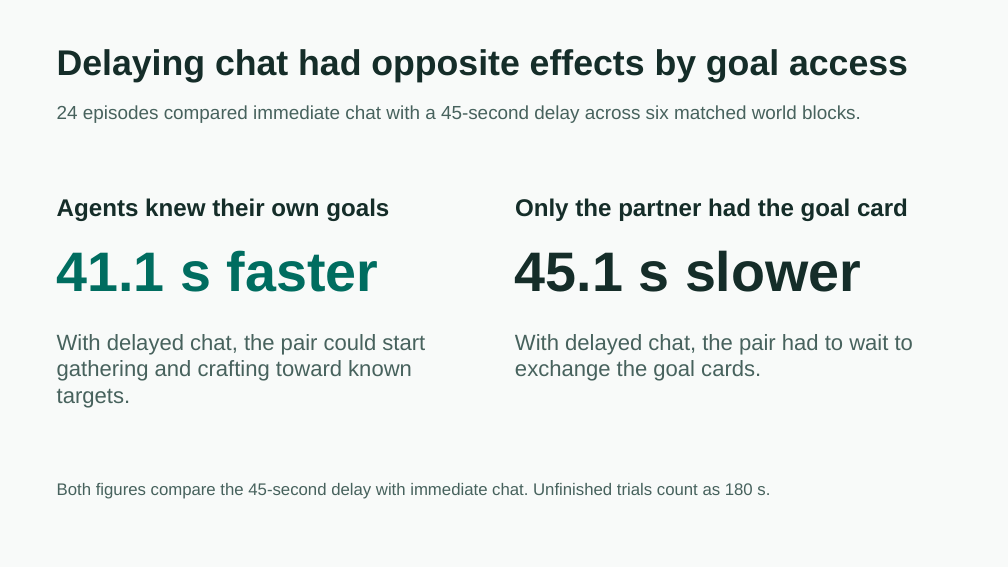
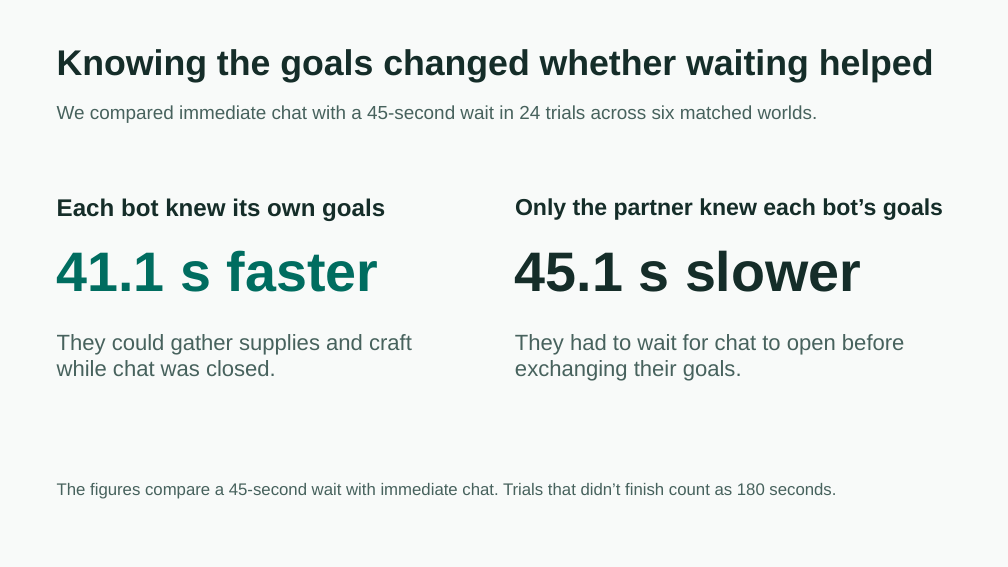
Before and after one commit to Xenoxort/la_minecraft, a slide deck: slide 3 of studies/timing-paper/MineCollab-Research-Update-2026-11-25.pptx (slide 2 before the commit). Drawn at 1008x567 pixels with LibreOffice and Linux fonts; fonts in the diff are those of the drawing. Boxes give left, top, right and bottom in pixels: in the first picture for what was removed or moved away, otherwise in the second. Text is boxed around its words. In the diff, an @@ line names an element or a change of style, - is before the commit and + after.

```diff
--- a/studies/timing-paper/MineCollab-Research-Update-2026-11-25.pptx
+++ b/studies/timing-paper/MineCollab-Research-Update-2026-11-25.pptx
@@ text at <box>57,49,934,82</box>: text changed @@
-Delaying chat had opposite effects by goal access
+Knowing the goals changed whether waiting helped
@@ text at <box>57,105,818,123</box>: text changed @@
-24 episodes compared immediate chat with a 45-second delay across six matched world blocks.
+We compared immediate chat with a 45-second wait in 24 trials across six matched worlds.
@@ text at <box>57,198,385,221</box>: text changed @@
-Agents knew their own goals
+Each bot knew its own goals
@@ text at <box>515,198,943,220</box>: text changed; size 23 to 22 pt @@
-Only the partner had the goal card
+Only the partner knew each bot’s goals
@@ text at <box>57,334,412,376</box>: text changed @@
-With delayed chat, the pair could start gathering and crafting toward known targets.
+They could gather supplies and craft while chat was closed.
@@ text at <box>515,334,905,381</box>: text changed @@
-With delayed chat, the pair had to wait to exchange the goal cards.
+They had to wait for chat to open before exchanging their goals.
@@ text at <box>57,483,836,499</box>: text changed @@
-Both figures compare the 45-second delay with immediate chat. Unfinished trials count as 180 s.
+The figures compare a 45-second wait with immediate chat. Trials that didn’t finish count as 180 seconds.
```
Also in this commit, not shown: 6 other slides changed, 1 slide added, 1 other file.
